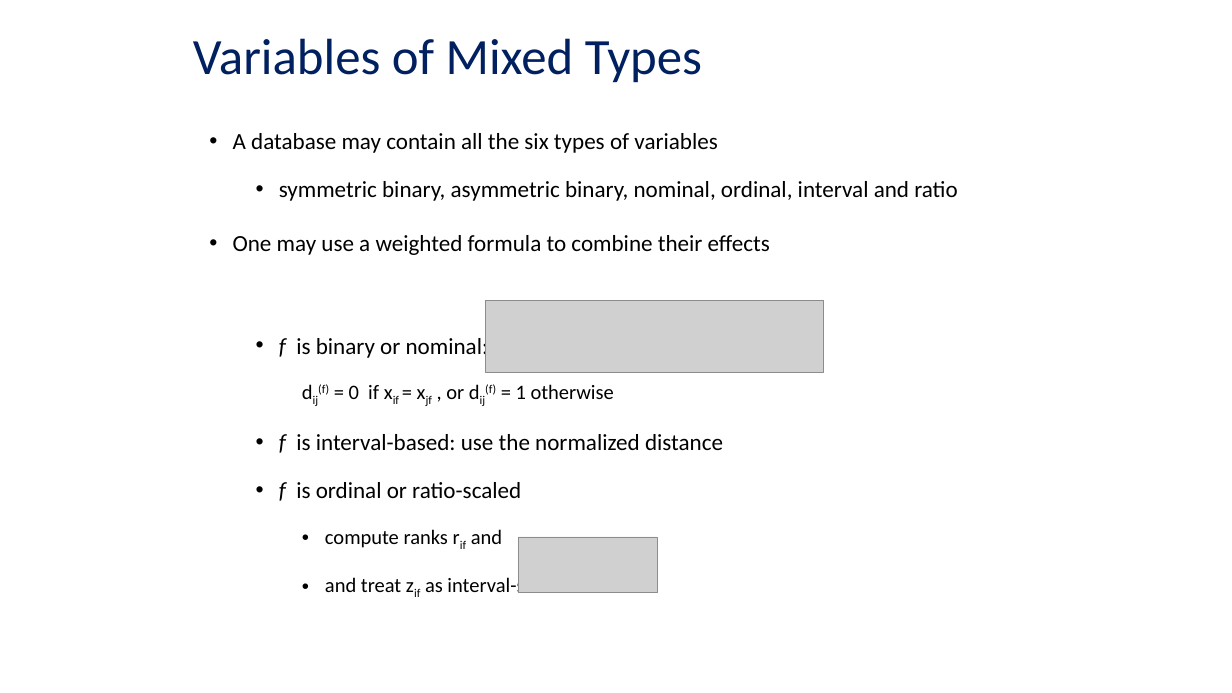
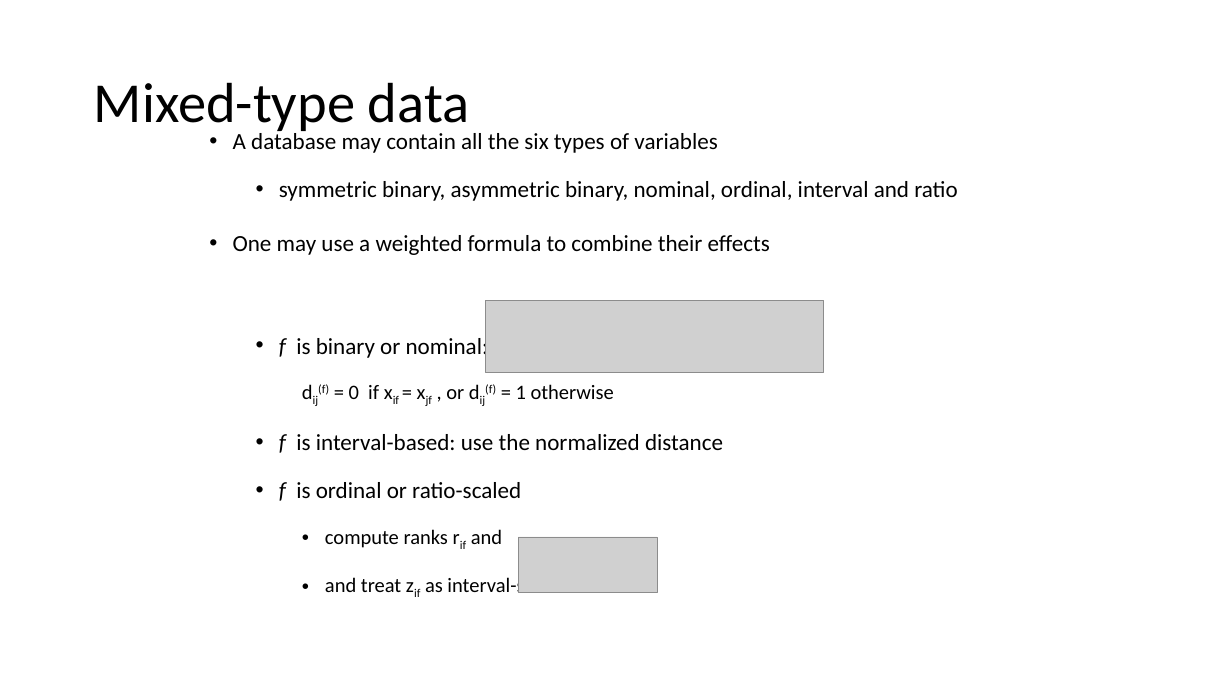
Before and after one commit to mathphysmx/teaching-ml, a slide deck: slide 25 of slides/05_ML_DataTypes.pptx (slide 22 before the commit). Drawn at 1232x693 pixels with LibreOffice and Linux fonts; fonts in the diff are those of the drawing; grey boxes stand for pictures. Boxes give left, top, right and bottom in pixels: in the first picture for what was removed or moved away, otherwise in the second. Text is boxed around its words. In the diff, an @@ line names an element or a change of style, - is before the commit and + after.

```diff
--- a/slides/05_ML_DataTypes.pptx
+++ b/slides/05_ML_DataTypes.pptx
@@ title removed at box(193, 38, 702, 83) @@
-Variables of Mixed Types
@@ title added at box(94, 82, 469, 135), 44 pt, text #000000 @@
+Mixed-type data
```
Also in this commit, not shown: 5 other slides changed, 4 slides added, 12 other files.
